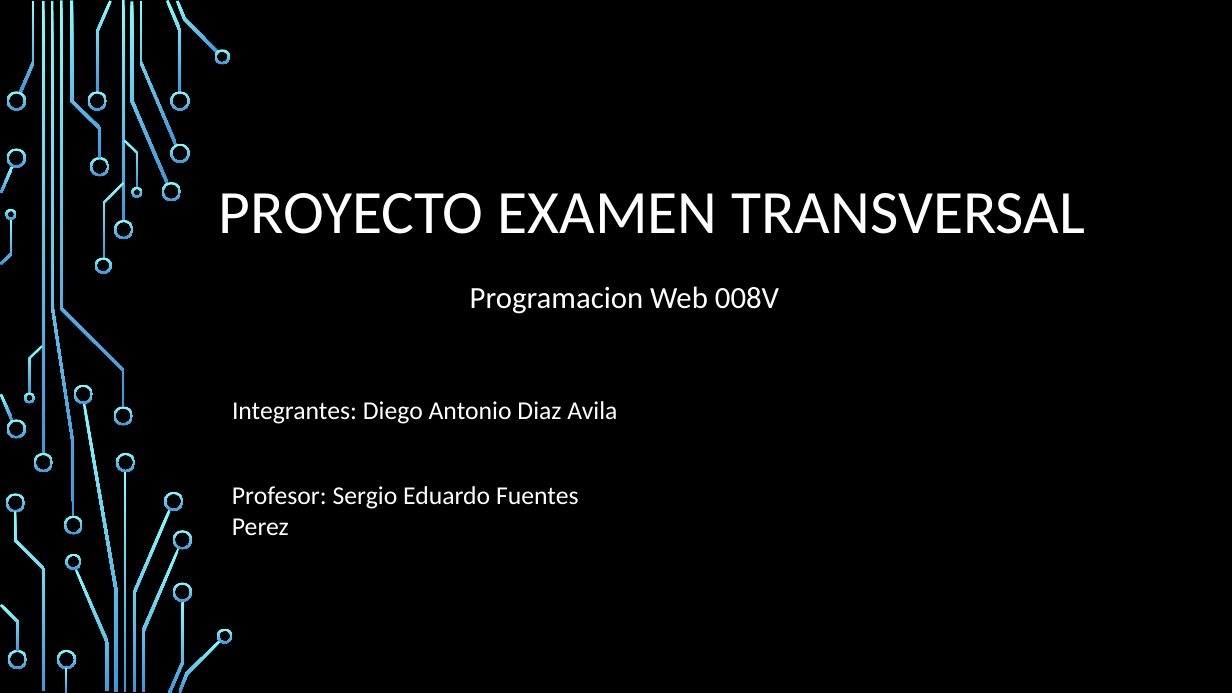
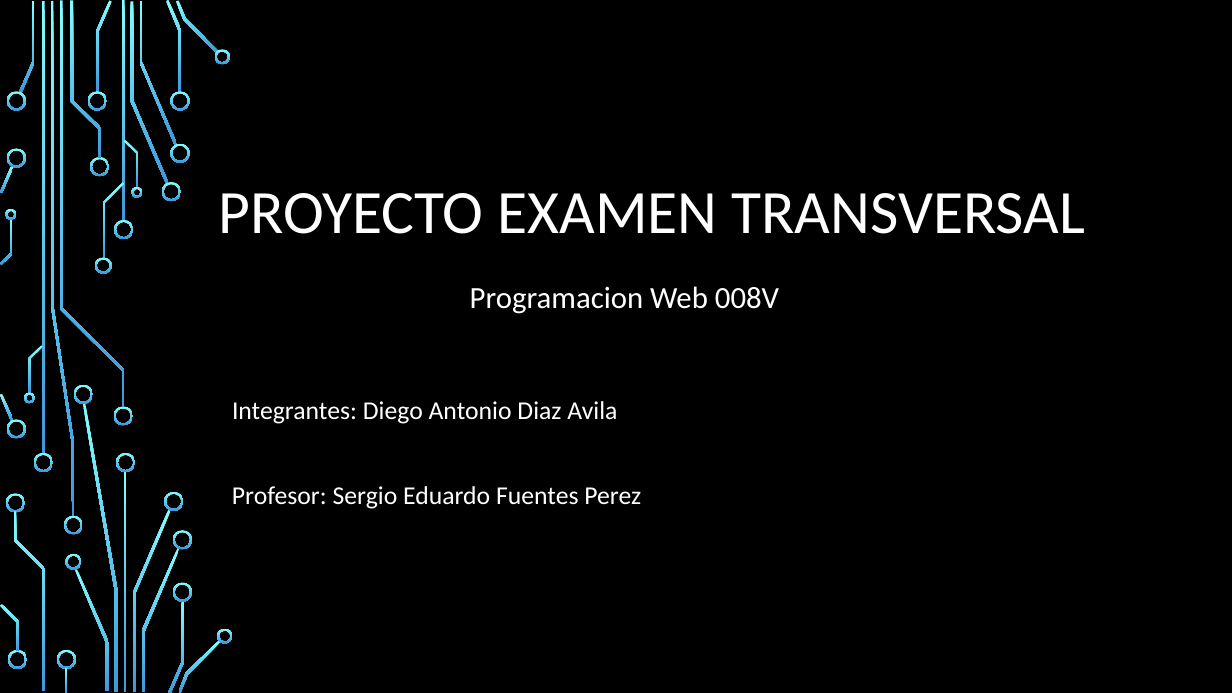
Before and after one commit to DDiazGithub/examentranversal, a slide deck: slide 1 of Proyecto Examen transversal.pptx. Drawn at 1232x693 pixels with LibreOffice and Linux fonts; fonts in the diff are those of the drawing; background and template pictures are left out. Boxes give left, top, right and bottom in pixels: in the first picture for what was removed or moved away, otherwise in the second. Text is boxed around its words. In the diff, an @@ line names an element or a change of style, - is before the commit and + after.

```diff
--- a/Proyecto Examen transversal.pptx
+++ b/Proyecto Examen transversal.pptx
@@ text "Profesor: Sergio Eduardo Fuentes Perez" rewrapped from [232,486,579,535] to [232,486,641,509] @@
```
Also in this commit, not shown: 1 other slide changed, 3 slides added.
